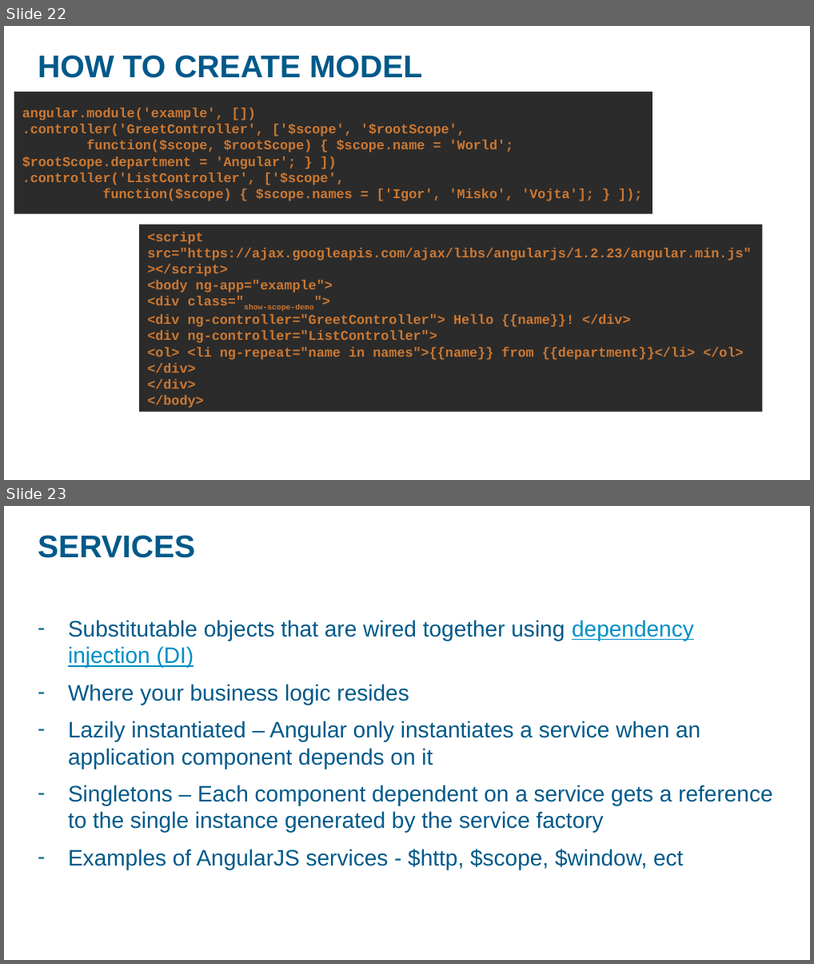
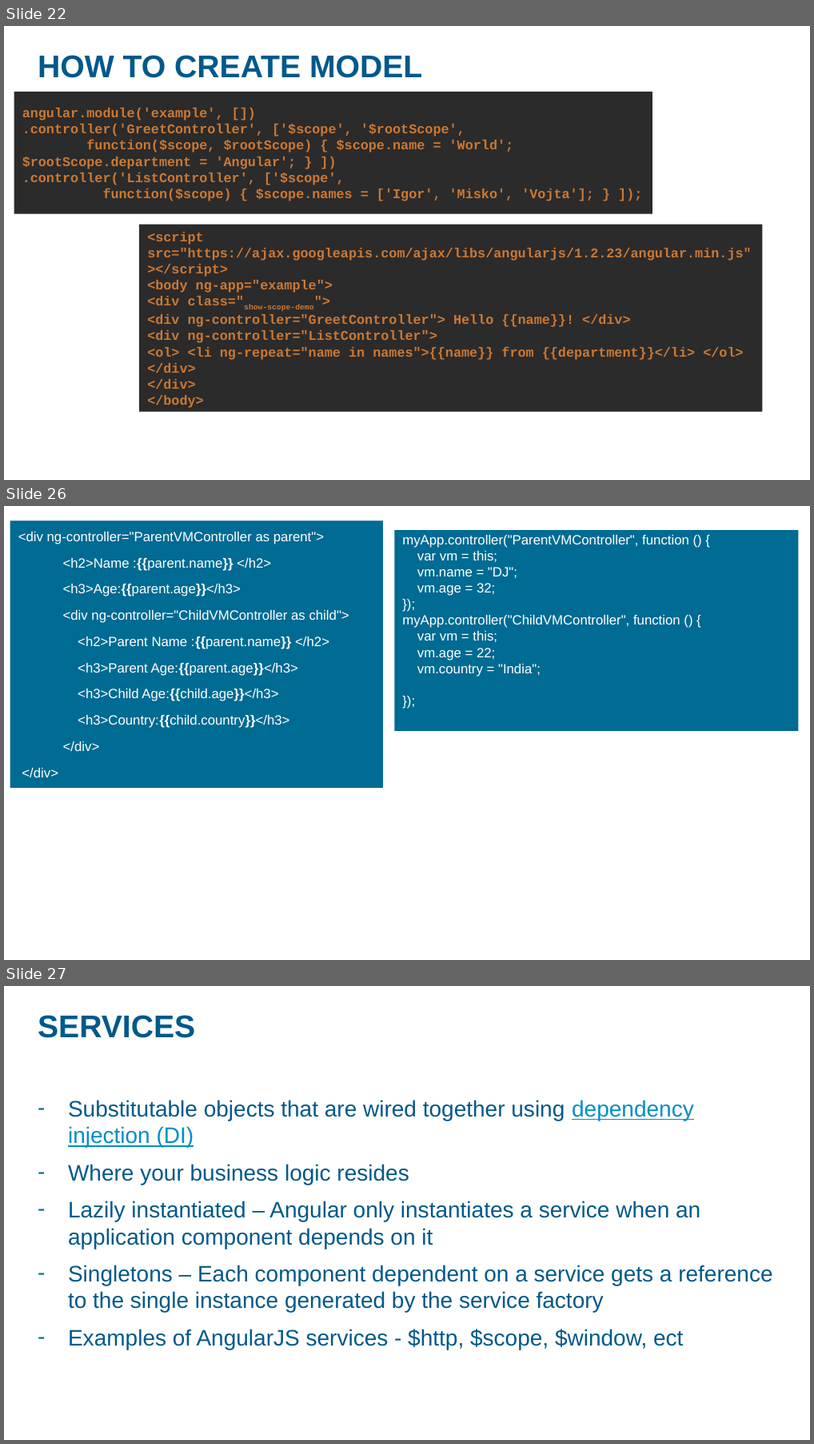
Before and after one commit to ashok07iet/angular-sample-code, a slide deck: doc/AngularJS.pptx. Shown one above the other, each under a label of ours: slides 22 and 23 before the commit, slides 22, 26 and 27 after it; the slides between them are not shown. The pictures are 814x964 and 814x1444 pixels, drawn with LibreOffice and Linux fonts; fonts in the diff are those of the drawing; background and template pictures are left out. Boxes give left, top, right and bottom in pixels: in the first picture for what was removed or moved away, otherwise in the second. Text is boxed around its words. In the diff, an @@ line names an element or a change of style, - is before the commit and + after.

```diff
--- a/doc/AngularJS.pptx
+++ b/doc/AngularJS.pptx
@@ slide 26 added at (4, 506, 810, 960), background picture (left out) @@
@@ text added at (10, 520, 384, 788), fill #006B93, 12 pt, text #FFFFFF @@
+<div ng-controller="ParentVMController as parent">
+<h2>Name :{{parent.name}} </h2>
+<h3>Age:{{parent.age}}</h3>
+<div ng-controller="ChildVMController as child">
+<h2>Parent Name :{{parent.name}} </h2>
+<h3>Parent Age:{{parent.age}}</h3>
+<h3>Child Age:{{child.age}}</h3>
+<h3>Country:{{child.country}}</h3>
+</div>
+</div>
@@ rectangle added at (395, 530, 799, 731), fill #006B93, 12 pt, text #FFFFFF @@
+myApp.controller("ParentVMController", function () {
+var vm = this;
+vm.name = "DJ";
+vm.age = 32;
+});
+myApp.controller("ChildVMController", function () {
+var vm = this;
+vm.age = 22;
+vm.country = "India";
+});
@@ what was slide 23 is now slide 27 @@
```
Also in this commit, not shown: 3 slides changed, 7 other slides added, 24 other files.
